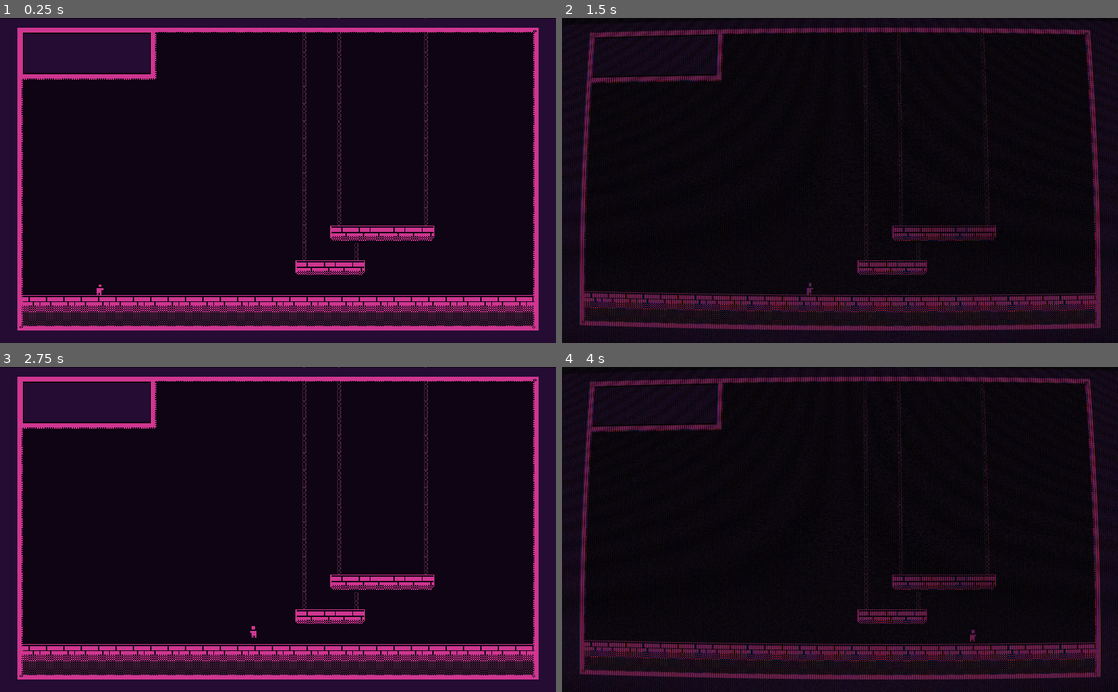
Above: before the commit, frames 1-4 (two rows, left to right).
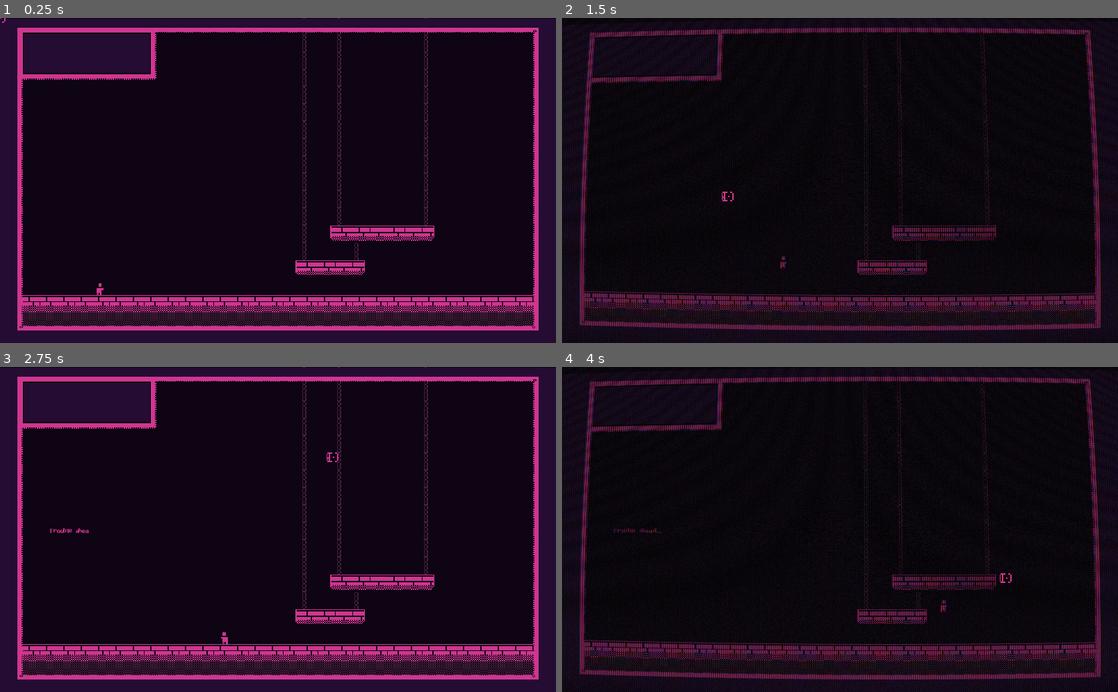
Above: after the commit, the same moments.

Repository: juli62/Sidescroller-Brinbo
Game: Godot game, scene res://Main Scene.tscn
The game is run twice, just before and just after one commit, with the same random seed, the same clock (stepped at 60 frames per second) and the same inputs.
Inputs (mouse positions are in pixels of both pictures, inside the frame that each line leads up to):
- Up to frame 1 (0.25 s): no input
- Up to frame 2 (1.5 s): move the mouse to (962, 164) at 0.52 s; hold D (right) from 0.53 s (still down); tap P (P) at 0.6 s; tap W (jump) at 0.77, 1.07 s; click (962, 164) at 0.8 s; tap Enter at 1.25 s; move the mouse to (728, 196) at 1.27 s; click (728, 196) at 1.35 s
- Up to frame 3 (2.75 s): tap W (jump) at 1.52, 1.55, 1.82, 2.1 s; move the mouse to (333, 458) at 2.02 s; release D (right) at 2.03 s; hold A (left) from 2.03 s (still down); tap P (P) at 2.3 s
- Up to frame 4 (4 s): move the mouse to (812, 594) at 2.77 s; release A (left) at 2.78 s; hold D (right) from 2.78 s (still down); tap P (P) at 2.85 s; tap W (jump) at 3.02, 3.32, 3.77, 3.8 s; click (812, 594) at 3.05 s; move the mouse to (1006, 578) at 3.52 s; click (1006, 578) at 3.6 s

The runs differ from the first frame. In frame 1, less than 0.1% of the frame differs, in the area x 0-19%, y 0-83%; in frame 2, less than 0.1%; in frame 3, 0.1%; in frame 4, 0.1%, in the area x 9-81%, y 49-85%.

Commit message:
Added custom cursor as well as progress bar, allows for jump attacks later on

Diff:
--- a/KinematicBody2D.gd
+++ b/KinematicBody2D.gd
@@ -11,14 +11,30 @@
 var speed_y = 180
 var fric_acc = 10
 var fric_max = 150
+var target = Vector2()
+var c_down = 0
+onready var tween = get_node("../Sprite/Tween")
+onready var pos = get_node(".")
 # Called when the node enters the scene tree for the first time.
 func _input(event):
 	if Input.is_action_just_pressed("P"):
 		$"../Camera2D/TextureRect".visible = !$"../Camera2D/TextureRect".visible
+		   # Mouse in viewport coordinates.
+
+
 
 func _physics_process(delta):
 	velocity.y += gravity
+	print(c_down)
 	var friction = false
+	if Input.is_action_just_pressed("click") and c_down <=2:
+		target = get_global_mouse_position()
+		velocity = position.direction_to(target) * 550
+		c_down = c_down + 1
+		$"../Sprite/TextureProgress".value = $"../Sprite/TextureProgress".value - 25
+		if c_down >= 2:
+			$Timer.start()
+
 	if Input.is_action_pressed("left"):
 		velocity.x = max(velocity.x-acc, -max_speed)
 		$AnimatedSprite.set_flip_h(true)
@@ -42,14 +58,24 @@
 	if is_on_wall() and Input.is_action_pressed("left") || is_on_wall() and Input.is_action_pressed("right"):
 		#Generates Friction when left or right button held
 		velocity.y = min(velocity.y+fric_acc, fric_max)
-		#velocity.y = lerp(velocity.y, 0 , 0.5)
+		velocity.y = lerp(velocity.y, 0 , 0.5)
 		#walljumps depending on left or right
 		if Input.is_action_just_pressed("jump") and Input.is_action_pressed("left"):
-
+			$AnimatedSprite.play("slide")
 			velocity.y = jump_h
 			velocity.x = max_speed
 		if Input.is_action_just_pressed("jump") and Input.is_action_pressed("right"):
-
+			$AnimatedSprite.play("slide")
 			velocity.y = jump_h
 			velocity.x = -max_speed
+
 	velocity = move_and_slide(velocity, up)
+
+
+
+func _on_Timer_timeout():
+	c_down = 0
+	tween.interpolate_property($"../Sprite/TextureProgress", "value",
+		0, 100, 1,
+		Tween.TRANS_LINEAR, Tween.EASE_IN_OUT)
+	tween.start()
--- a/Main Scene.tscn
+++ b/Main Scene.tscn
@@ -6,83 +6,14 @@
 [ext_resource path="res://Foreground Tiles/Floortillle.png" type="Texture" id=4]
 [ext_resource path="res://HUD/Hud1.png" type="Texture" id=5]
 [ext_resource path="res://Foreground Tiles/la vaina.png" type="Texture" id=6]
-
-[sub_resource type="RectangleShape2D" id=1]
-extents = Vector2( 3.04211, 7.00755 )
-
-[sub_resource type="AtlasTexture" id=2]
-atlas = ExtResource( 2 )
-region = Rect2( 0, 48, 32, 16 )
-
-[sub_resource type="AtlasTexture" id=3]
-atlas = ExtResource( 2 )
-region = Rect2( 32, 48, 32, 16 )
-
-[sub_resource type="AtlasTexture" id=4]
-atlas = ExtResource( 2 )
-region = Rect2( 64, 48, 32, 16 )
-
-[sub_resource type="AtlasTexture" id=5]
-atlas = ExtResource( 2 )
-region = Rect2( 32, 48, 32, 16 )
-
-[sub_resource type="AtlasTexture" id=6]
-atlas = ExtResource( 2 )
-region = Rect2( 0, 48, 32, 16 )
-
-[sub_resource type="AtlasTexture" id=7]
-atlas = ExtResource( 2 )
-region = Rect2( 0, 16, 32, 16 )
-
-[sub_resource type="AtlasTexture" id=8]
-atlas = ExtResource( 2 )
-region = Rect2( 32, 16, 32, 16 )
-
-[sub_resource type="AtlasTexture" id=9]
-atlas = ExtResource( 2 )
-region = Rect2( 64, 16, 32, 16 )
-
-[sub_resource type="AtlasTexture" id=10]
-atlas = ExtResource( 2 )
-region = Rect2( 64, 16, 32, 16 )
-
-[sub_resource type="AtlasTexture" id=11]
-atlas = ExtResource( 2 )
-region = Rect2( 32, 16, 32, 16 )
-
-[sub_resource type="AtlasTexture" id=12]
-atlas = ExtResource( 2 )
-region = Rect2( 0, 16, 32, 16 )
-
-[sub_resource type="SpriteFrames" id=13]
-animations = [ {
-"frames": [ SubResource( 2 ), SubResource( 3 ), SubResource( 4 ), SubResource( 5 ), SubResource( 6 ) ],
-"loop": true,
-"name": "default",
-"speed": 5.0
-}, {
-"frames": [ SubResource( 7 ), SubResource( 8 ), SubResource( 9 ), SubResource( 10 ), SubResource( 11 ), SubResource( 12 ) ],
-"loop": true,
-"name": "run",
-"speed": 15.0
-} ]
-
-[sub_resource type="RectangleShape2D" id=14]
-extents = Vector2( 152.471, 15.9225 )
-
-[sub_resource type="RectangleShape2D" id=17]
-extents = Vector2( 10, 292.435 )
-
-[sub_resource type="RectangleShape2D" id=18]
-extents = Vector2( 10, 369.898 )
-
-[sub_resource type="RectangleShape2D" id=21]
-extents = Vector2( 12.5432, 10.7296 )
-
-[sub_resource type="RectangleShape2D" id=22]
-extents = Vector2( 18.5676, 10 )
-
-[sub_resource type="TileSet" id=15]
+[ext_resource path="res://Avenixel-Regular.ttf" type="DynamicFontData" id=7]
+[ext_resource path="res://RichTextLabel.gd" type="Script" id=8]
+[ext_resource path="res://Sprite.gd" type="Script" id=9]
+[ext_resource path="res://HUD/Crosshair.png" type="Texture" id=10]
+[ext_resource path="res://HUD/timer, out.png" type="Texture" id=11]
+[ext_resource path="res://HUD/timer, in-export.png" type="Texture" id=12]
+
+[sub_resource type="TileSet" id=1]
 0/name = "la vaina.png 0"
 0/texture = ExtResource( 6 )
 0/tex_offset = Vector2( 0, 0 )
@@ -126,7 +57,82 @@
 2/shapes = [  ]
 2/z_index = 0
 
-[sub_resource type="TileSet" id=16]
+[sub_resource type="RectangleShape2D" id=2]
+extents = Vector2( 3.04211, 7.00755 )
+
+[sub_resource type="AtlasTexture" id=3]
+atlas = ExtResource( 2 )
+region = Rect2( 0, 48, 32, 16 )
+
+[sub_resource type="AtlasTexture" id=4]
+atlas = ExtResource( 2 )
+region = Rect2( 32, 48, 32, 16 )
+
+[sub_resource type="AtlasTexture" id=5]
+atlas = ExtResource( 2 )
+region = Rect2( 64, 48, 32, 16 )
+
+[sub_resource type="AtlasTexture" id=6]
+atlas = ExtResource( 2 )
+region = Rect2( 32, 48, 32, 16 )
+
+[sub_resource type="AtlasTexture" id=7]
+atlas = ExtResource( 2 )
+region = Rect2( 0, 48, 32, 16 )
+
+[sub_resource type="AtlasTexture" id=8]
+atlas = ExtResource( 2 )
+region = Rect2( 0, 16, 32, 16 )
+
+[sub_resource type="AtlasTexture" id=9]
+atlas = ExtResource( 2 )
+region = Rect2( 32, 16, 32, 16 )
+
+[sub_resource type="AtlasTexture" id=10]
+atlas = ExtResource( 2 )
+region = Rect2( 64, 16, 32, 16 )
+
+[sub_resource type="AtlasTexture" id=11]
+atlas = ExtResource( 2 )
+region = Rect2( 64, 16, 32, 16 )
+
+[sub_resource type="AtlasTexture" id=12]
+atlas = ExtResource( 2 )
+region = Rect2( 32, 16, 32, 16 )
+
+[sub_resource type="AtlasTexture" id=13]
+atlas = ExtResource( 2 )
+region = Rect2( 0, 16, 32, 16 )
+
+[sub_resource type="SpriteFrames" id=14]
+animations = [ {
+"frames": [ SubResource( 3 ), SubResource( 4 ), SubResource( 5 ), SubResource( 6 ), SubResource( 7 ) ],
+"loop": true,
+"name": "default",
+"speed": 5.0
+}, {
+"frames": [ SubResource( 8 ), SubResource( 9 ), SubResource( 10 ), SubResource( 11 ), SubResource( 12 ), SubResource( 13 ) ],
+"loop": true,
+"name": "run",
+"speed": 15.0
+} ]
+
+[sub_resource type="RectangleShape2D" id=15]
+extents = Vector2( 152.471, 15.9225 )
+
+[sub_resource type="RectangleShape2D" id=16]
+extents = Vector2( 10, 292.435 )
+
+[sub_resource type="RectangleShape2D" id=17]
+extents = Vector2( 10, 369.898 )
+
+[sub_resource type="RectangleShape2D" id=18]
+extents = Vector2( 12.5432, 10.7296 )
+
+[sub_resource type="RectangleShape2D" id=19]
+extents = Vector2( 18.5676, 10 )
+
+[sub_resource type="TileSet" id=20]
 5/name = "la vaina.png 5"
 5/texture = ExtResource( 6 )
 5/tex_offset = Vector2( 0, 0 )
@@ -184,7 +190,25 @@
 8/shapes = [  ]
 8/z_index = 0
 
-[sub_resource type="Shader" id=19]
+[sub_resource type="DynamicFont" id=21]
+font_data = ExtResource( 7 )
+
+[sub_resource type="Animation" id=22]
+resource_name = "New Anim"
+tracks/0/type = "value"
+tracks/0/path = NodePath(".:percent_visible")
+tracks/0/interp = 1
+tracks/0/loop_wrap = true
+tracks/0/imported = false
+tracks/0/enabled = true
+tracks/0/keys = {
+"times": PoolRealArray( 0, 0.5, 1 ),
+"transitions": PoolRealArray( 1, 1, 1 ),
+"update": 0,
+"values": [ 0.0, 0.561, 1.0 ]
+}
+
+[sub_resource type="Shader" id=23]
 code = "/*
 	CRT shader for Godot Engine by Yui Kinomoto @arlez80
 */
@@ -290,6 +314,12 @@
 scale = Vector2( 1.52, 1.52 )
 texture = ExtResource( 1 )
 
+[node name="bakgraun" type="TileMap" parent="."]
+tile_set = SubResource( 1 )
+cell_size = Vector2( 32, 32 )
+format = 1
+tile_data = PoolIntArray( 17, 0, 0, 19, 0, 0, 24, 0, 0, 65553, 0, 0, 65555, 0, 0, 65560, 0, 0, 131089, 0, 0, 131091, 0, 0, 131096, 0, 0, 196625, 0, 0, 196627, 0, 0, 196632, 0, 0, 262161, 0, 0, 262163, 0, 0, 262168, 0, 0, 327697, 0, 0, 327704, 0, 0, 393233, 0, 0, 393235, 0, 0, 393240, 0, 0, 458769, 0, 0, 458771, 0, 0, 458776, 0, 0, 524305, 0, 0, 524307, 0, 0, 524312, 0, 0, 589841, 0, 0, 589843, 0, 0, 589848, 0, 0, 655377, 0, 0, 655379, 0, 0, 655384, 0, 0, 720913, 0, 0, 786449, 0, 0, 851988, 2, 0 )
+
 [node name="KinematicBody2D" type="KinematicBody2D" parent="."]
 position = Vector2( 181.949, 497.089 )
 script = ExtResource( 3 )
@@ -297,49 +327,67 @@
 [node name="CollisionShape2D" type="CollisionShape2D" parent="KinematicBody2D"]
 position = Vector2( 0.372223, -0.531586 )
 scale = Vector2( 1.52, 1.52 )
-shape = SubResource( 1 )
+shape = SubResource( 2 )
 
 [node name="AnimatedSprite" type="AnimatedSprite" parent="KinematicBody2D"]
 position = Vector2( 1.83023, -2.05859 )
 scale = Vector2( 1.52, 1.52 )
-frames = SubResource( 13 )
-animation = "run"
-frame = 5
+frames = SubResource( 14 )
+frame = 4
 playing = true
+
+[node name="Timer" type="Timer" parent="KinematicBody2D"]
+wait_time = 3.0
 
 [node name="StaticBody2D" type="StaticBody2D" parent="."]
 position = Vector2( 310.193, 528.035 )
 scale = Vector2( 5.12, 1 )
 
 [node name="CollisionShape2D" type="CollisionShape2D" parent="StaticBody2D"]
-shape = SubResource( 14 )
+shape = SubResource( 15 )
 
 [node name="CollisionShape2D2" type="CollisionShape2D" parent="StaticBody2D"]
 position = Vector2( -62.5465, -199.873 )
+shape = SubResource( 16 )
+
+[node name="CollisionShape2D3" type="CollisionShape2D" parent="StaticBody2D"]
+position = Vector2( 140.572, -195.165 )
 shape = SubResource( 17 )
-
-[node name="CollisionShape2D3" type="CollisionShape2D" parent="StaticBody2D"]
-position = Vector2( 141.355, -191.373 )
-shape = SubResource( 18 )
 
 [node name="CollisionShape2D4" type="CollisionShape2D" parent="StaticBody2D"]
 position = Vector2( 58.1324, -69.0519 )
-shape = SubResource( 21 )
+shape = SubResource( 18 )
 
 [node name="CollisionShape2D5" type="CollisionShape2D" parent="StaticBody2D"]
 position = Vector2( 76.8724, -133.788 )
-shape = SubResource( 22 )
-
-[node name="bakgraun" type="TileMap" parent="."]
-tile_set = SubResource( 15 )
-cell_size = Vector2( 32, 32 )
-format = 1
-tile_data = PoolIntArray( 17, 0, 0, 19, 0, 0, 24, 0, 0, 65553, 0, 0, 65555, 0, 0, 65560, 0, 0, 131089, 0, 0, 131091, 0, 0, 131096, 0, 0, 196625, 0, 0, 196627, 0, 0, 196632, 0, 0, 262161, 0, 0, 262163, 0, 0, 262168, 0, 0, 327697, 0, 0, 327704, 0, 0, 393233, 0, 0, 393235, 0, 0, 393240, 0, 0, 458769, 0, 0, 458771, 0, 0, 458776, 0, 0, 524305, 0, 0, 524307, 0, 0, 524312, 0, 0, 589841, 0, 0, 589843, 0, 0, 589848, 0, 0, 655377, 0, 0, 655379, 0, 0, 655384, 0, 0, 720913, 0, 0, 786449, 0, 0, 851988, 2, 0 )
+shape = SubResource( 19 )
 
 [node name="TileMap" type="TileMap" parent="."]
-tile_set = SubResource( 16 )
+tile_set = SubResource( 20 )
 format = 1
 tile_data = PoolIntArray( 393225, 7, 0, 393226, 5, 0, 393227, 5, 0, 393228, 6, 0, 458760, 7, 0, 458761, 5, 0, 458762, 6 …(229 unchanged characters)…
+
+[node name="RichTextLabel" type="RichTextLabel" parent="."]
+margin_left = 91.3835
+margin_top = 295.062
+margin_right = 382.384
+margin_bottom = 335.062
+custom_fonts/normal_font = SubResource( 21 )
+custom_colors/default_color = Color( 0.815686, 0.215686, 0.568627, 1 )
+bbcode_enabled = true
+bbcode_text = "[shake rate=5 level=10]Trouble ahead...[/shake]"
+visible_characters = 0
+percent_visible = 0.0
+text = "Trouble ahead..."
+script = ExtResource( 8 )
+__meta__ = {
+"_edit_use_anchors_": false
+}
+
+[node name="Timer" type="Timer" parent="RichTextLabel"]
+
+[node name="AnimationPlayer" type="AnimationPlayer" parent="RichTextLabel"]
+"anims/New Anim" = SubResource( 22 )
 
 [node name="Camera2D" type="Camera2D" parent="."]
 position = Vector2( 511.468, 301.04 )
@@ -361,3 +409,26 @@
 __meta__ = {
 "_edit_use_anchors_": false
 }
+
+[node name="Sprite" type="Sprite" parent="."]
+position = Vector2( 314.057, 387.47 )
+texture = ExtResource( 10 )
+script = ExtResource( 9 )
+
+[node name="TextureProgress" type="TextureProgress" parent="Sprite"]
+margin_left = -13.4016
+margin_top = -9.43875
+margin_right = 26.5984
+margin_bottom = 30.5612
+value = 100.0
+texture_under = ExtResource( 11 )
+texture_progress = ExtResource( 12 )
+fill_mode = 3
+__meta__ = {
+"_edit_use_anchors_": false
+}
+
+[node name="Tween" type="Tween" parent="Sprite"]
+
+[connection signal="timeout" from="KinematicBody2D/Timer" to="KinematicBody2D" method="_on_Timer_timeout"]
+[connection signal="timeout" from="RichTextLabel/Timer" to="RichTextLabel" method="_on_Timer_timeout"]
--- /dev/null
+++ b/Node.gd
@@ -0,0 +1,15 @@
+extends Node
+
+
+# Load the custom images for the mouse cursor.
+var arrow = load("res://HUD/Crosshair.png")
+
+
+
+func _ready():
+	# Changes only the arrow shape of the cursor.
+	# This is similar to changing it in the project settings.
+	Input.set_custom_mouse_cursor(arrow)
+
+	# Changes a specific shape of the cursor (here, the I-beam shape).
+   # Input.set_custom_mouse_cursor(beam, Input.CURSOR_IBEAM)
--- /dev/null
+++ b/Node2D.gd
@@ -0,0 +1,20 @@
+extends Node2D
+
+# Load the custom images for the mouse cursor.
+var arrow = load("res://HUD/Crosshair.png")
+
+
+
+func _ready():
+	# Changes only the arrow shape of the cursor.
+	# This is similar to changing it in the project settings.
+	Input.set_custom_mouse_cursor(arrow)
+
+
+
+
+
+
+
+	# Changes a specific shape of the cursor (here, the I-beam shape).
+   # Input.set_custom_mouse_cursor(beam, Input.CURSOR_IBEAM)
--- /dev/null
+++ b/RichTextLabel.gd
@@ -0,0 +1,17 @@
+extends RichTextLabel
+
+
+# Declare member variables here. Examples:
+# var a = 2
+# var b = "text"
+
+
+# Called when the node enters the scene tree for the first time.
+func _ready():
+	visible = false
+	$Timer.start(2)
+
+func _on_Timer_timeout():
+	$Timer.stop()
+	visible = true
+	$AnimationPlayer.play("New Anim")
--- /dev/null
+++ b/Sprite.gd
@@ -0,0 +1,6 @@
+extends Sprite
+
+
+func _process(delta):
+	$".".position = get_global_mouse_position()
+	Input.set_mouse_mode(Input.MOUSE_MODE_HIDDEN)
--- /dev/null
+++ b/TextureProgress.gd
@@ -0,0 +1,6 @@
+$".".position = get_global_mouse_position()
+
+
+# Called every frame. 'delta' is the elapsed time since the previous frame.
+#func _process(delta):
+#	pass
--- a/project.godot
+++ b/project.godot
@@ -41,6 +41,11 @@
 "events": [ Object(InputEventKey,"resource_local_to_scene":false,"resource_name":"","device":0,"alt":false,"shift":false,"control":false,"meta":false,"command":false,"pressed":false,"scancode":80,"unicode":0,"echo":false,"script":null)
  ]
 }
+click={
+"deadzone": 0.5,
+"events": [ Object(InputEventMouseButton,"resource_local_to_scene":false,"resource_name":"","device":0,"alt":false,"shift":false,"control":false,"meta":false,"command":false,"button_mask":0,"position":Vector2( 0, 0 ),"global_position":Vector2( 0, 0 ),"factor":1.0,"button_index":1,"pressed":false,"doubleclick":false,"script":null)
+ ]
+}
 
 [physics]
 
Binary file added: Avenixel-Regular.fon
Binary file added: Avenixel-Regular.ttf
Binary file added: HUD/Crosshair.png
Not shown, added: HUD/Crosshair.png.import
Binary file added: HUD/timer, in-export.png
Not shown, added: HUD/timer, in-export.png.import
Binary file added: HUD/timer, out.png
Not shown, added: HUD/timer, out.png.import
Not shown: 3 places in Main Scene.tscn that only renumber resources
Not shown, added: export_presets.cfg
Not shown, added: Side Scroller Brinbo.exe
Not shown, added: Side Scroller Brinbo.pck
